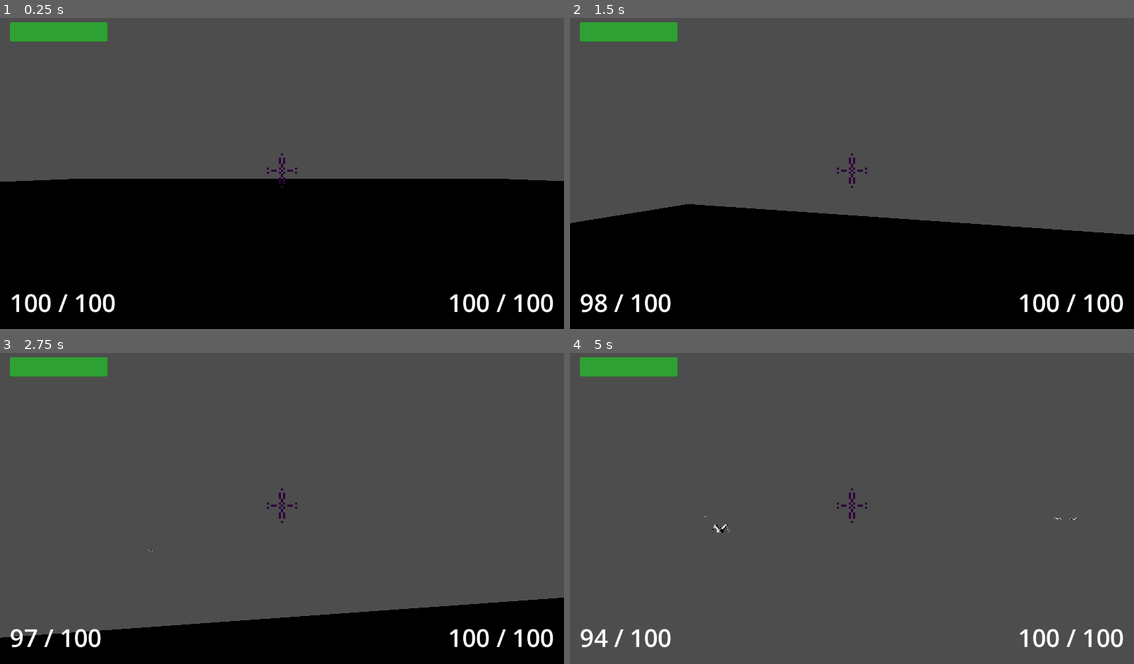
Above: before the commit, frames 1-4 (two rows, left to right).
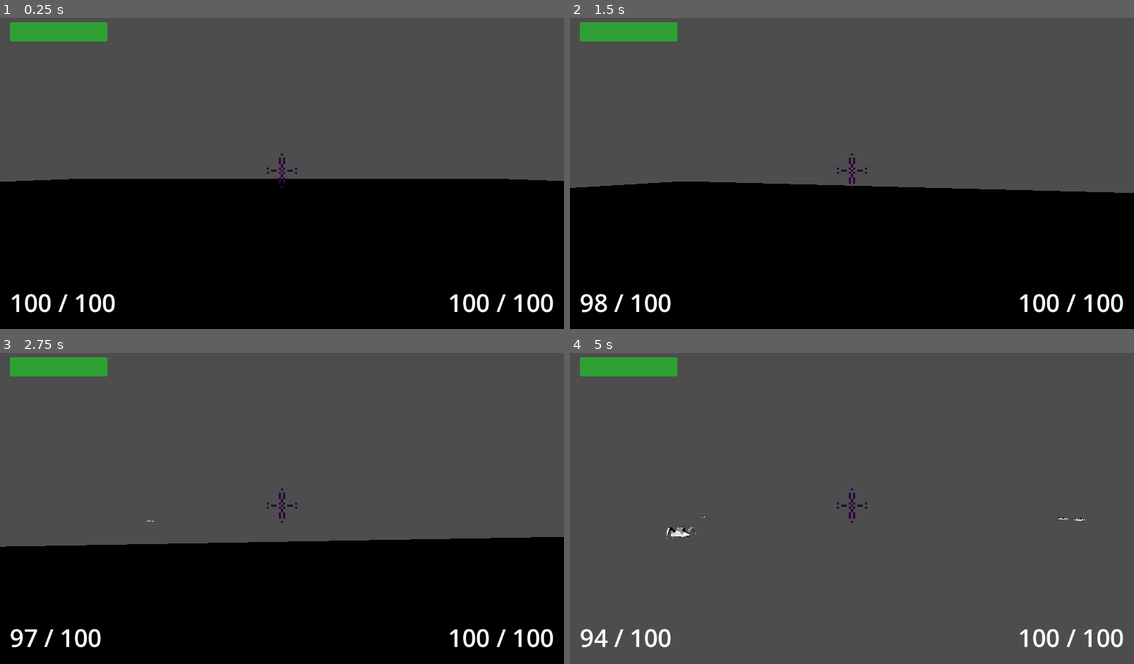
Above: after the commit, the same moments.

Repository: Bubullzz/CodeName-MegaKill
Game: Godot game, scene res://scenes/base.tscn
Same seed, same stepped clock (60 frames per second), same inputs: the game is played once before the commit and once after it.
Inputs (mouse positions are in pixels of both pictures, inside the frame that each line leads up to):
- Up to frame 1 (0.25 s): no input
- Up to frame 2 (1.5 s): tap Enter at 0.5 s; move the mouse to (880, 170) at 0.52 s; hold 0 0.53-1.28 s; hold Up (ui_up) from 0.53 s (still down); click (880, 170) at 0.67 s; tap Space (jump) at 0.77, 0.8, 1.07, 1.35 s; move the mouse to (823, 173) at 1.27 s; click (823, 173) at 1.42 s
- Up to frame 3 (2.75 s): keep holding Up (ui_up); tap Space (jump) at 1.52, 1.82, 2.3 s; tap 0 at 1.55 s; move the mouse to (293, 499) at 2.02 s; hold 0 from 2.03 s (still down); click (293, 499) at 2.17 s
- Up to frame 4 (5 s): keep holding Up (ui_up); move the mouse to (846, 511) at 2.77 s; release 0 at 2.78 s; tap 1 at 2.85 s; click (846, 511) at 2.92 s; tap Space (jump) at 3.02, 3.32, 3.77, 3.8, 4.07, 4.25, 4.35, 4.52, 4.82 s; tap 0 at 3.05, 4.55 s; move the mouse to (891, 508) at 3.52 s; hold 0 3.53-4.28 s; click (891, 508) at 3.67 s; move the mouse to (806, 502) at 4.27 s; click (806, 502) at 4.42 s

The runs differ from the first frame. In frame 1, less than 0.1% of the frame differs, in the area x 12-13%, y 51-52%; in frame 2, 10%; in frame 3, 24%, in the area x 0-100%, y 53-92%; in frame 4, 0.2%.

Commit message:
continued refactor

Diff:
--- /dev/null
+++ b/scenes/components/input_component.tscn
@@ -0,0 +1,6 @@
+[gd_scene format=3 uid="uid://cfdpv7c6rnab4"]
+
+[ext_resource type="Script" uid="uid://8syvidiq10rg" path="res://scripts/input_component.gd" id="1_umcxy"]
+
+[node name="InputComponent" type="Node" unique_id=287969926]
+script = ExtResource("1_umcxy")
--- a/scenes/player.tscn
+++ b/scenes/player.tscn
@@ -1,6 +1,9 @@
 [gd_scene format=3 uid="uid://bw1drfqajadyt"]
 
 [ext_resource type="Script" uid="uid://ckheqhdvry8h5" path="res://scripts/player.gd" id="1_3vyb7"]
+[ext_resource type="Script" uid="uid://bd74ox5l6shpo" path="res://scripts/health_component.gd" id="2_g2els"]
+[ext_resource type="Script" uid="uid://8syvidiq10rg" path="res://scripts/input_component.gd" id="3_qhqgy"]
+[ext_resource type="Script" uid="uid://suy82x121iat" path="res://scripts/move_component.gd" id="4_dqkch"]
 
 [sub_resource type="CapsuleShape3D" id="CapsuleShape3D_g2els"]
 height = 2.26924
@@ -12,6 +15,7 @@
 
 [node name="CollisionShape3D" type="CollisionShape3D" parent="." unique_id=1726358435]
 transform = Transform3D(1, 0, 0, 0, 1, 0, 0, 0, 1, 0, 1.09371, 0)
+visible = false
 shape = SubResource("CapsuleShape3D_g2els")
 debug_color = Color(0.81371295, 0.3733515, 0.44989944, 0.41960785)
 
@@ -27,13 +31,27 @@
 debug_shape_custom_color = Color(0, 0.58896714, 0.6092122, 1)
 debug_shape_thickness = 1
 
-[node name="Area3D" type="Area3D" parent="." unique_id=1091823624]
+[node name="HurtBox" type="Area3D" parent="." unique_id=1091823624]
 collision_layer = 0
 collision_mask = 4
 
-[node name="Hurtbox" type="CollisionShape3D" parent="Area3D" unique_id=384743655]
+[node name="HurtboxShape" type="CollisionShape3D" parent="HurtBox" unique_id=384743655]
 transform = Transform3D(1.2, 0, 0, 0, 1.2, 0, 0, 0, 1.2, 0, 1.091514, 0)
 shape = SubResource("CapsuleShape3D_g2els")
 debug_color = Color(0.81371295, 0.3733515, 0.44989944, 0.41960785)
 
-[connection signal="body_entered" from="Area3D" to="." method="_on_hurtbox_entered"]
+[node name="HealthComponent" type="Node" parent="." unique_id=1921404103]
+script = ExtResource("2_g2els")
+metadata/_custom_type_script = "uid://bd74ox5l6shpo"
+
+[node name="InputComponent" type="Node" parent="." unique_id=1338609607]
+script = ExtResource("3_qhqgy")
+metadata/_custom_type_script = "uid://8syvidiq10rg"
+
+[node name="MoveComponent" type="Node" parent="." unique_id=2110531274 node_paths=PackedStringArray("body")]
+script = ExtResource("4_dqkch")
+body = NodePath("..")
+speed = 15.0
+metadata/_custom_type_script = "uid://suy82x121iat"
+
+[connection signal="body_entered" from="HurtBox" to="." method="_on_hurtbox_entered"]
--- a/scripts/goon.gd
+++ b/scripts/goon.gd
@@ -36,7 +36,6 @@
 
 func weakspot_hit(w: Weapon):
 	health_component.damage(w.damage * 3)
-	print("wak")
 
 func _physics_process(delta: float) -> void:
 	move_component.move(Vector2(direction_to_player.x, direction_to_player.z), delta)
--- /dev/null
+++ b/scripts/input_component.gd
@@ -0,0 +1,24 @@
+class_name InputComponent extends Node
+
+var move_dir: Vector2 = Vector2.ZERO
+var mouse_screen_relative: Vector2 = Vector2.ZERO
+var jump_pressed := false
+var hurt_pressed := false
+var heal_pressed := false
+signal jump_pressed_signal
+signal mouse_updated
+
+func _input(event: InputEvent) -> void:
+	if event is InputEventMouseMotion:
+		mouse_screen_relative = event.screen_relative
+		mouse_updated.emit(mouse_screen_relative)
+	if Input.is_key_pressed(KEY_0):
+		Goon.instantiate()
+
+
+func update() -> void:
+	move_dir = Input.get_vector("ui_left","ui_right","ui_up","ui_down")
+	jump_pressed = false
+	if Input.is_action_just_pressed("jump"):
+		jump_pressed = true
+		jump_pressed_signal.emit()
--- a/scripts/move_component.gd
+++ b/scripts/move_component.gd
@@ -6,6 +6,10 @@
 @export var gravity_multiplier := 3.0
 
 var wants_jump := false
+
+# helper to easily connect the signal
+func set_wants_jump():
+	wants_jump = true
 
 func move(direction: Vector2, delta: float) -> void:
 	direction = direction.normalized()
@@ -23,7 +27,10 @@
 	wants_jump = false
 
 	body.move_and_slide()
+	return
 
+# I have to create the rotationcomponent
+func rotate(direction: Vector2):
 	# Face movement direction
 	if direction.length_squared() > 0.001:
 		var look_dir := Vector3(-direction.x, 0.0, -direction.y).normalized()
--- a/scripts/player.gd
+++ b/scripts/player.gd
@@ -2,24 +2,47 @@
 
 class_name Player
 
-signal life_updated(health)
 signal hit(body) # Used to disply hit marker
 
-# How fast the player moves in meters per second.
-@export var speed = 14
-@export var jump_impulse: int
-@export var health = 100
+@onready var health_component: HealthComponent = $HealthComponent
+@onready var input_component: InputComponent = $InputComponent
+@onready var move_component: MoveComponent = $MoveComponent
+
+@onready var hurt_box: Area3D = $HurtBox
+@onready var camera: Camera3D = $Camera3D
+@onready var ray: RayCast3D = $Camera3D/Ray
 @export var left_weapon: Weapon
 @export var right_weapon: Weapon
-var camera: Camera3D
-var ray: RayCast3D
+
 var mouse_sensi = .005
-var mouse_move: Vector2
-var wish_dir: Vector3
+
+
+func _ready() -> void:
+	Global.player = self
+
+	# Connect signals
+	health_component.died.connect(func(): print("I DIED !!!!!!"))
+	input_component.jump_pressed_signal.connect(move_component.set_wants_jump)
+	input_component.mouse_updated.connect(mouse_moved)
+	hurt_box.area_entered.connect(_on_hurtbox_entered)
+
+	# Misc
+	Input.mouse_mode = Input.MOUSE_MODE_CAPTURED
+
 
 func handle_goon_collision(goon: Goon) -> void:
-	health -= goon.damage
-	life_updated.emit(health)
+	health_component.damage(goon.damage)
+
+
+func _on_hurtbox_entered(body: Node3D) -> void:
+	if body is Goon: handle_goon_collision(body); return;
+
+
+func mouse_moved(mouse_screen_relative: Vector2) -> void:
+	rotate_y(-mouse_screen_relative.x * mouse_sensi)
+	$Camera3D.rotate_x(-mouse_screen_relative.y * mouse_sensi)
+	$Camera3D.rotation.x = clampf($Camera3D.rotation.x, deg_to_rad(-90), deg_to_rad(90))
+
 
 func try_shoot(weapon: Weapon):
 	if weapon.can_shoot():
@@ -34,24 +57,6 @@
 			hit.emit(first) # send info to UI
 			first.hit(weapon)
 
-func _on_hurtbox_entered(body: Node3D) -> void:
-	if body is Goon: handle_goon_collision(body); return;
-
-func _init() -> void:
-	Global.player = self
-
-func _ready() -> void:
-	Input.mouse_mode = Input.MOUSE_MODE_CAPTURED
-	camera = $Camera3D
-	ray = $Camera3D/Ray
-
-func _input(event: InputEvent) -> void:
-	if event is InputEventMouseMotion:
-		rotate_y(-event.screen_relative.x * mouse_sensi)
-		$Camera3D.rotate_x(-event.screen_relative.y * mouse_sensi)
-		$Camera3D.rotation.x = clampf($Camera3D.rotation.x, deg_to_rad(-90), deg_to_rad(90))
-	if Input.is_key_pressed(KEY_0):
-		Goon.instantiate()
 
 func handle_click_input() -> void:
 	if Input.is_mouse_button_pressed(MOUSE_BUTTON_LEFT):
@@ -59,24 +64,12 @@
 	if Input.is_mouse_button_pressed(MOUSE_BUTTON_RIGHT):
 		try_shoot(right_weapon)
 
+
 func _physics_process(delta):
-	var target_velocity = Vector3.ZERO
-
-	# We check for each move input and update the direction accordingly.
-	var input_dir = Input.get_vector("ui_left","ui_right","ui_up","ui_down").normalized()
-
-	wish_dir = self.global_transform.basis * Vector3(input_dir.x, 0., input_dir.y)
-
-	target_velocity.x = wish_dir.x * speed
-	target_velocity.z = wish_dir.z * speed
-	target_velocity.y = velocity.y - (Global.gravity * delta)
-	if is_on_floor() and Input.is_action_just_pressed("jump"):
-		target_velocity.y = jump_impulse
-
-	# Moving the Character
-	velocity = target_velocity
-
-	# Rotating the character
-	move_and_slide()
-
+	input_component.update()
+	var input_dir = input_component.move_dir.normalized()
+	var direction = self.global_transform.basis * Vector3(input_dir.x, 0., input_dir.y)
+	var direction2d = Vector2(direction.x, direction.z)
+	move_component.move(direction2d, delta)
 	handle_click_input()
+	return
--- a/scripts/ui.gd
+++ b/scripts/ui.gd
@@ -18,7 +18,7 @@
 		print("this shouldn't be printed")
 
 func _ready() -> void:
-	Global.player.life_updated.connect(func (h): %ProgressBar.value = h)
+	Global.player.health_component.health_updated.connect(func (curr, _max): %ProgressBar.value = curr)
 	Global.player.hit.connect(mark_hit)
 	Global.player.left_weapon.weapon_updated.connect(update_weapon_info)
 	Global.player.right_weapon.weapon_updated.connect(update_weapon_info)
Not shown, added: scripts/input_component.gd.uid
